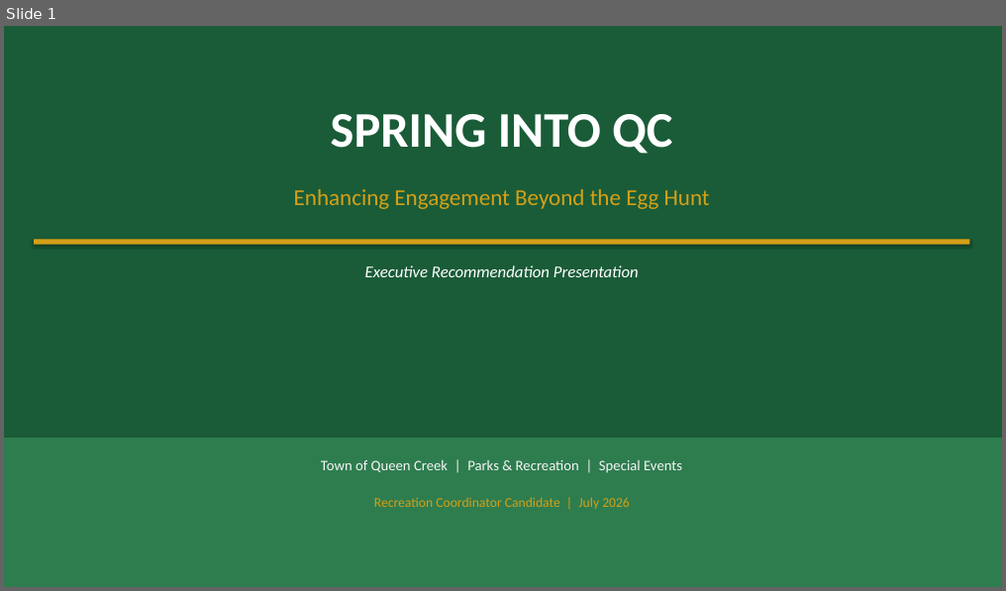
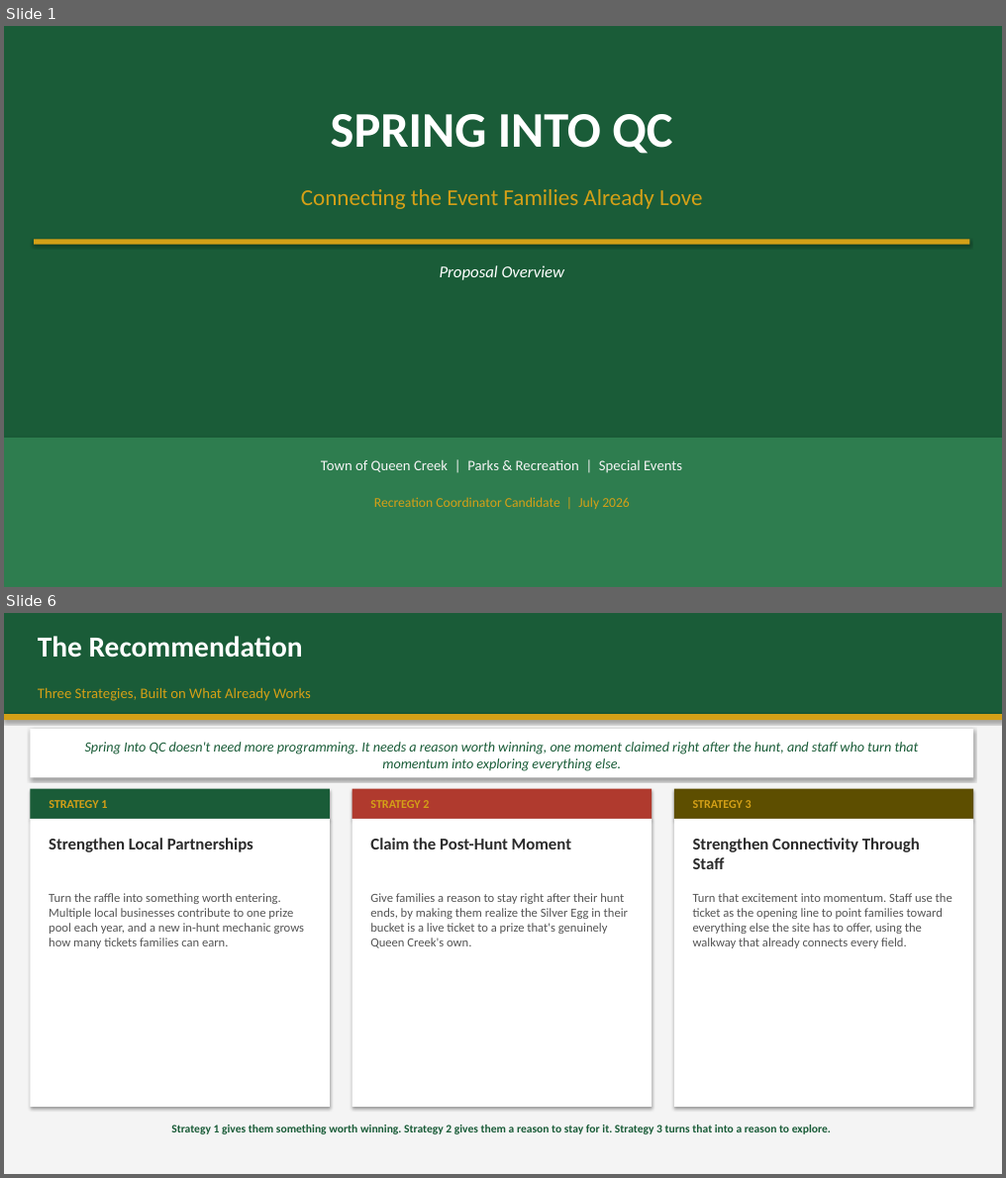
Before and after one commit to billy12/qc, a slide deck: SpringIntoQC_Presentation.pptx. Shown one above the other, each under a label of ours: slide 1 before the commit, slides 1 and 6 after it; the slides between them are not shown. The pictures are 1006x591 and 1006x1178 pixels, drawn with LibreOffice and Linux fonts; fonts in the diff are those of the drawing. Boxes give left, top, right and bottom in pixels: in the first picture for what was removed or moved away, otherwise in the second. Text is boxed around its words. In the diff, an @@ line names an element or a change of style, - is before the commit and + after.

```diff
--- a/SpringIntoQC_Presentation.pptx
+++ b/SpringIntoQC_Presentation.pptx
@@ slide 6 added at (4, 613, 1002, 1174), background #FFFFFF @@
@@ rectangle added at (4, 613, 1002, 1174), fill #F4F4F4 @@
@@ rectangle added at (4, 613, 1002, 714), fill #1A5C38 @@
@@ text added at (38, 636, 303, 658), 28 pt, text #FFFFFF, bold @@
+The Recommendation
@@ text added at (38, 688, 311, 701), 14 pt, text #D4A017 @@
+Three Strategies, Built on What Already Works
@@ rectangle added at (4, 714, 1002, 720), fill #D4A017 @@
@@ rectangle added at (30, 729, 973, 777), fill #FFFFFF @@
@@ text added at (85, 742, 919, 771), 13.5 pt, text #1A5C38, italic @@
+Spring Into QC doesn't need more programming. It needs a reason worth winning, one moment claimed right after the hunt, and staff who turn that momentum into exploring everything else.
@@ rectangle added at (30, 789, 330, 819), fill #1A5C38 @@
@@ rectangle added at (352, 789, 651, 819), fill #B03A2E @@
@@ rectangle added at (674, 789, 973, 819), fill #5D4E00 @@
@@ rectangle added at (30, 819, 330, 1107), fill #FFFFFF @@
@@ text added at (49, 800, 107, 808), 11.5 pt, text #D4A017, bold @@
+STRATEGY 1
@@ rectangle added at (352, 819, 651, 1107), fill #FFFFFF @@
@@ text added at (370, 800, 429, 808), 11.5 pt, text #D4A017, bold @@
+STRATEGY 2
@@ rectangle added at (674, 819, 973, 1107), fill #FFFFFF @@
@@ text added at (693, 800, 751, 808), 11.5 pt, text #D4A017, bold @@
+STRATEGY 3
@@ text added at (49, 838, 253, 853), 16 pt, text #2B2B2B, bold @@
+Strengthen Local Partnerships
@@ text added at (370, 838, 571, 850), 16 pt, text #2B2B2B, bold @@
+Claim the Post-Hunt Moment
@@ text added at (693, 838, 920, 869), 16 pt, text #2B2B2B, bold @@
+Strengthen Connectivity Through Staff
@@ text added at (49, 893, 305, 949), 12 pt, text #555555 @@
+Turn the raffle into something worth entering. Multiple local businesses contribute to one prize pool each year, and a new in-hunt mechanic grows how many tickets families can earn.
@@ text added at (370, 893, 628, 949), 12 pt, text #555555 @@
+Give families a reason to stay right after their hunt ends, by making them realize the Silver Egg in their bucket is a live ticket to a prize that's genuinely Queen Creek's own.
@@ text added at (693, 893, 952, 949), 12 pt, text #555555 @@
+Turn that excitement into momentum. Staff use the ticket as the opening line to point families toward everything else the site has to offer, using the walkway that already connects every field.
@@ text added at (171, 1125, 831, 1135), 11 pt, text #1A5C38, bold @@
+Strategy 1 gives them something worth winning. Strategy 2 gives them a reason to stay for it. Strategy 3 turns that into a reason to explore.
@@ slide 1 changed as well @@
@@ text at (301, 189, 702, 209): text changed @@
-Enhancing Engagement Beyond the Egg Hunt
+Connecting the Event Families Already Love
@@ text at (440, 266, 564, 280): text changed @@
-Executive Recommendation Presentation
+Proposal Overview
```
Also in this commit, not shown: 1 other slide changed, 7 other slides added, 9 slides removed, 9 other files.
